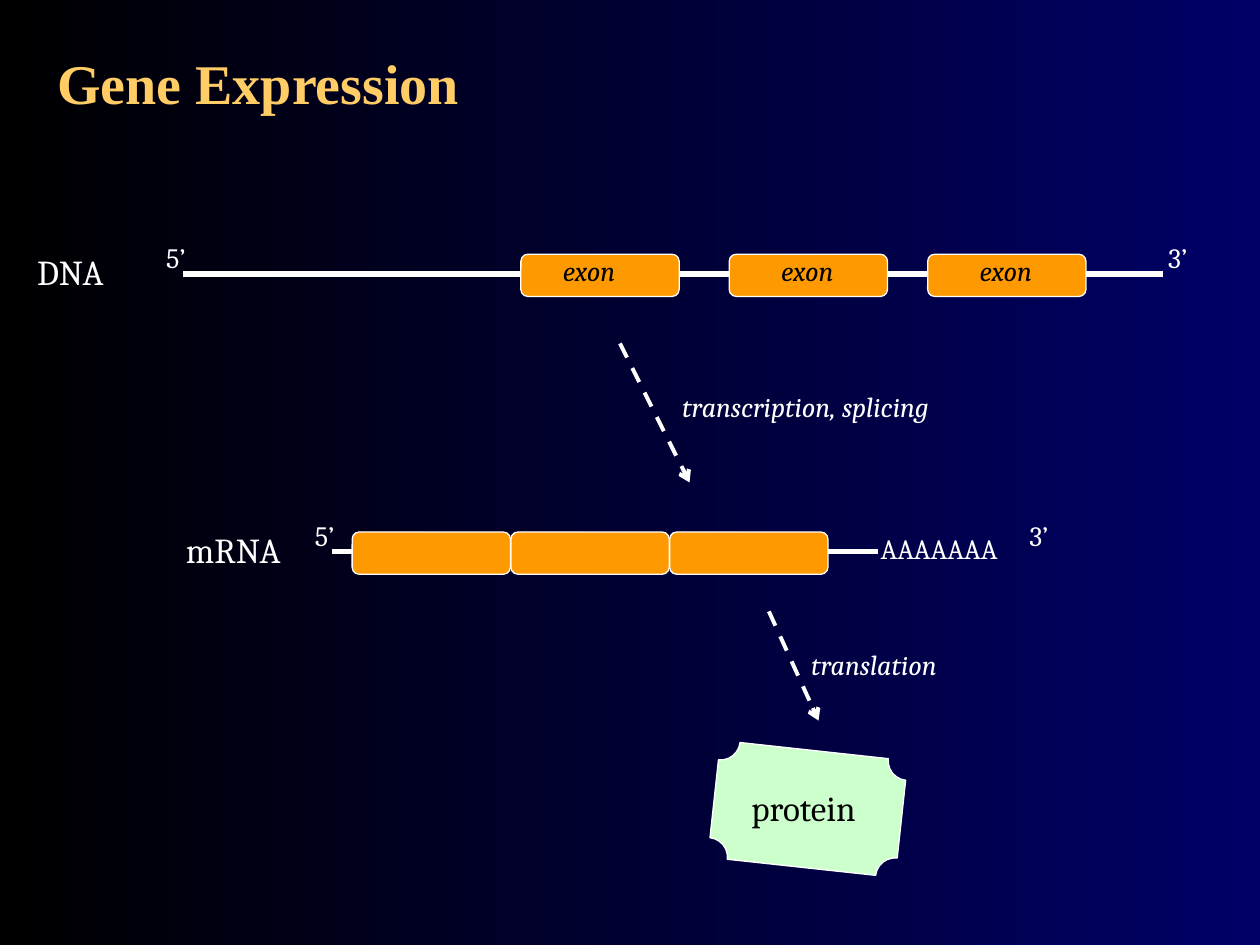
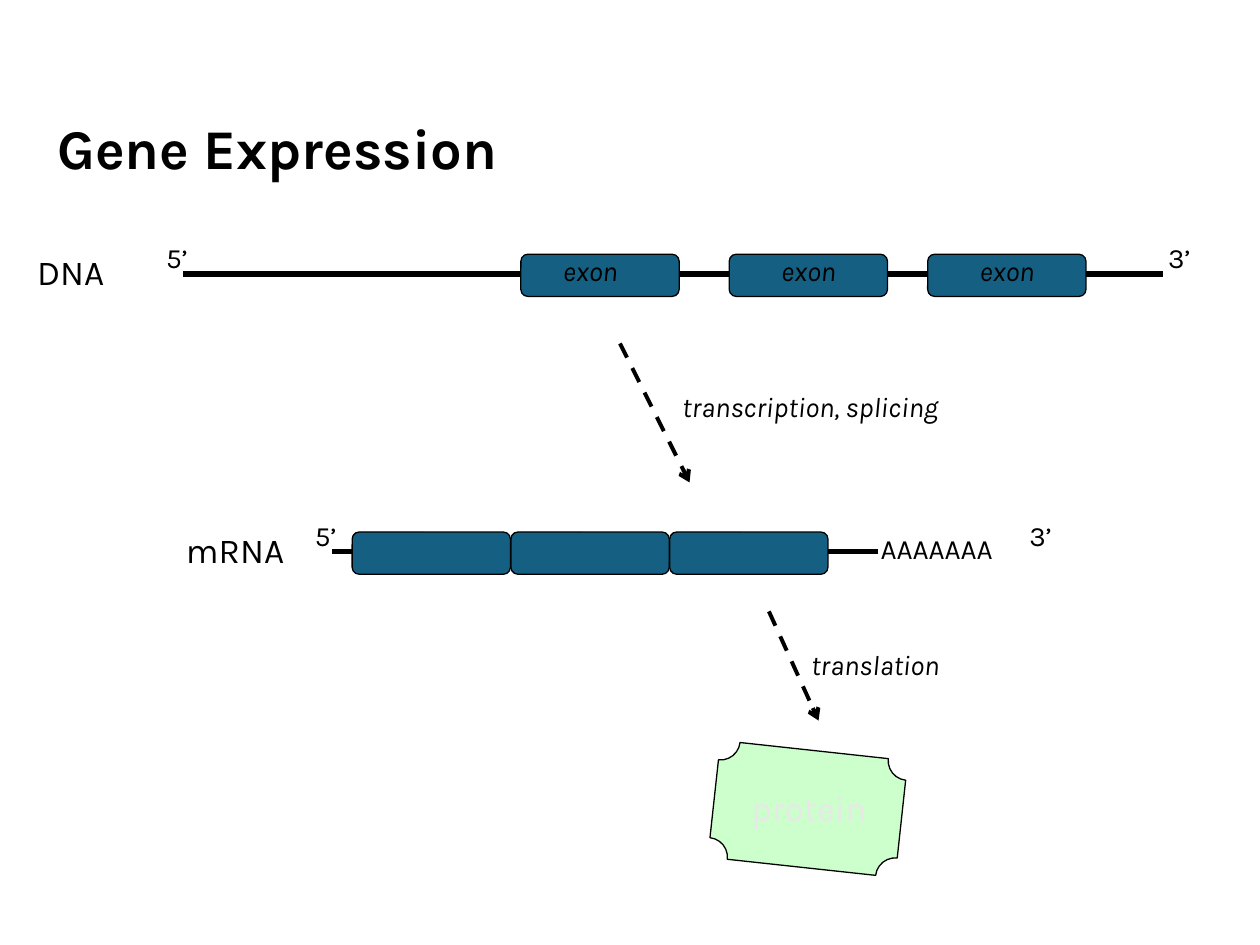
Before and after one commit to agmcarthur/Biochem-3BP3, a slide deck: slide 3 of Lectures/Lecture 9 - RNA-Seq.pptx. Drawn at 1260x945 pixels with LibreOffice and Linux fonts; fonts in the diff are those of the drawing. Boxes give left, top, right and bottom in pixels: in the first picture for what was removed or moved away, otherwise in the second. Text is boxed around its words. In the diff, an @@ line names an element or a change of style, - is before the commit and + after.

```diff
--- a/Lectures/Lecture 9 - RNA-Seq.pptx
+++ b/Lectures/Lecture 9 - RNA-Seq.pptx
@@ background gradient #000000 to #000066 to #FFFFFF @@
@@ title "Gene Expression" at (57, 129, 498, 183): font Times New Roman to Karla, text colour #FFCC66 to #000000; line spacing 1 to 0.9; vertical alignment middle to bottom @@
@@ font Cambria to Karla in 3 elements at (563, 267, 618, 281), (781, 267, 836, 281), (980, 267, 1035, 281) @@
@@ line (184, 275) - (1163, 275): stroke #FFFFFF 3 pt to #000000 3 pt @@
@@ arrow (620, 344) - (689, 483): stroke #FFFFFF 2.25 pt dashed to #000000 2.25 pt dashed @@
@@ fill #FF9900 to #156082; outline #FFFFFF 0.75 pt to #000000 0.75 pt in 6 elements at (520, 255, 679, 296), (730, 255, 888, 296), (927, 255, 1086, 296), (353, 532, 512, 573), (512, 532, 670, 573), (669, 532, 828, 573) @@
@@ line (333, 552) - (878, 552): stroke #FFFFFF 3 pt to #000000 3 pt @@
@@ arrow (769, 611) - (819, 721): stroke #FFFFFF 2.25 pt dashed to #000000 2.25 pt dashed @@
@@ font Cambria to Karla, text colour #FFFFFF to #000000 in 9 elements at (37, 263, 104, 285), (186, 541, 284, 563), (881, 541, 993, 559), (166, 250, 188, 275), (1168, 250, 1190, 269), (315, 528, 337, 552), (1029, 528, 1051, 547), (682, 397, 937, 423), (811, 656, 939, 676) @@
@@ plaque at (707, 740, 907, 877): outline #FFFFFF 0.75 pt to #000000 0.75 pt @@
@@ text removed at (751, 797, 855, 829) @@
-protein
```
Also in this commit, not shown: 33 other slides changed, 13 other files.
